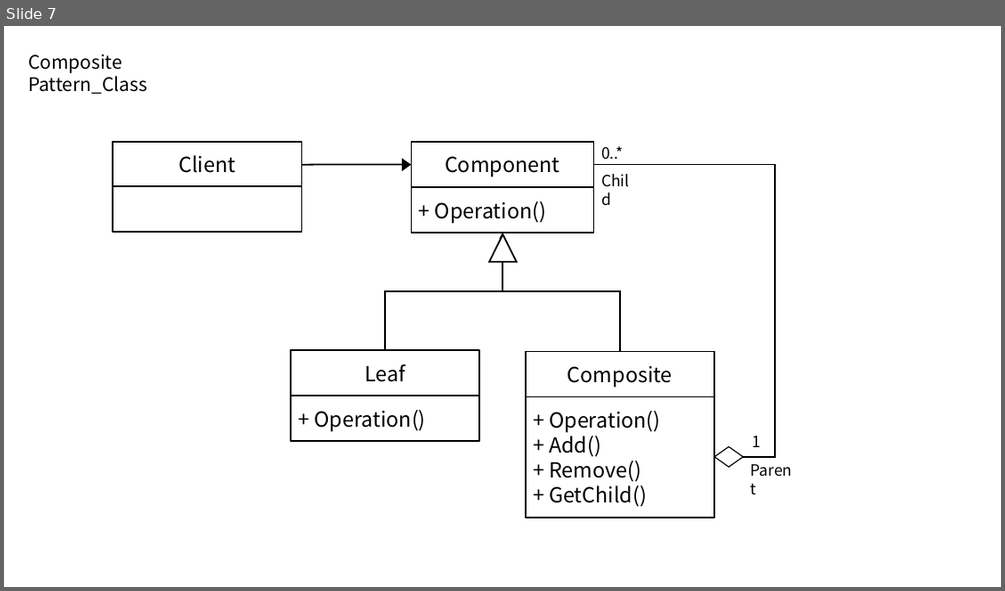
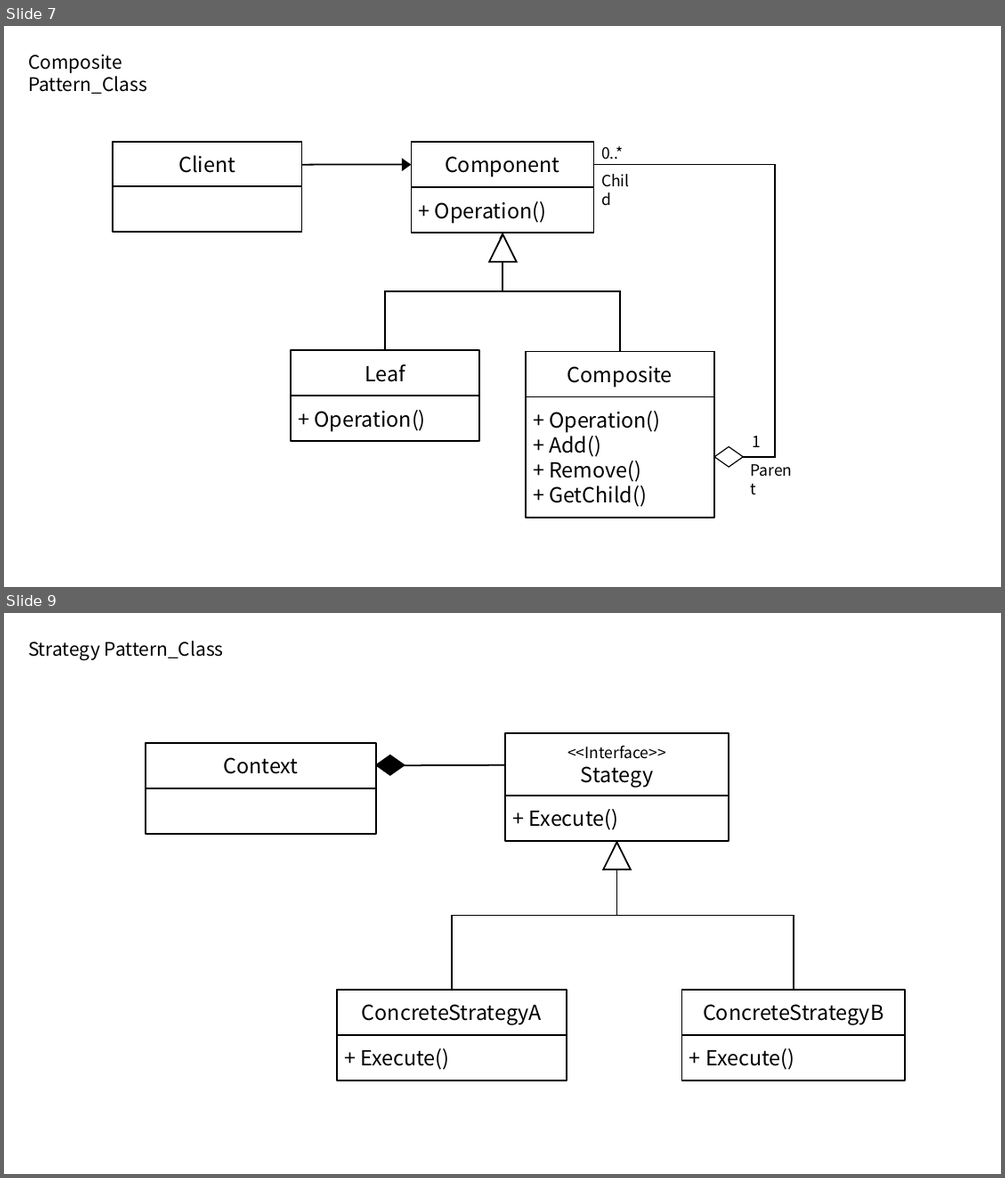
Before and after one commit to tireDep/InhaUniv_Education, a slide deck: 00. 기획 수업/과제/201031 기획과제_디자인패턴 uml.pptx. Shown one above the other, each under a label of ours: slide 7 before the commit, slides 7 and 9 after it; the slides between them are not shown. The pictures are 1005x591 and 1005x1178 pixels, drawn with LibreOffice and Linux fonts; fonts in the diff are those of the drawing. Boxes give left, top, right and bottom in pixels: in the first picture for what was removed or moved away, otherwise in the second. Text is boxed around its words. In the diff, an @@ line names an element or a change of style, - is before the commit and + after.

Commit message:
[기획과제 : 디자인 패턴 조사 및 StateManager 작성]
- 디자인 패턴 조사
-> 스트래티지 패턴
-> 이터레이터 패턴

- StateManager 작성
-> SceneManager

```diff
--- a/00. 기획 수업/과제/201031 기획과제_디자인패턴 uml.pptx
+++ b/00. 기획 수업/과제/201031 기획과제_디자인패턴 uml.pptx
@@ slide 9 added at <box>4,613,1001,1174</box>, background #FFFFFF @@
@@ text added at <box>28,641,224,660</box>, 18 pt, text #000000 @@
+Strategy Pattern_Class
@@ rectangle added at <box>146,743,376,788</box>, fill #FFFFFF, outline #000000 1.5 pt, 20 pt, text #000000 @@
+Context
@@ rectangle added at <box>506,732,728,797</box>, fill #FFFFFF, outline #000000 1.5 pt, 15 pt, text #000000 @@
+<<Interface>>
+Stategy
@@ diamond added at <box>376,755,404,775</box>, fill #000000, outline #000000 1 pt @@
@@ arrow added from (506, 765) to (376, 765), #000000 1.5 pt @@
@@ rectangle added at <box>146,788,376,834</box>, fill #FFFFFF, outline #000000 1.5 pt @@
@@ rectangle added at <box>506,795,728,841</box>, fill #FFFFFF, outline #000000 1.5 pt, 20 pt, text #000000 @@
++ Execute()
@@ elbow arrow added from (452, 989) to (617, 841), #000000 1.5 pt @@
@@ triangle added at <box>603,842,630,868</box>, fill #FFFFFF, outline #000000 1.5 pt @@
@@ elbow arrow added from (793, 989) to (617, 841), #000000 1.5 pt @@
@@ rectangle added at <box>337,989,567,1036</box>, fill #FFFFFF, outline #000000 1.5 pt, 20 pt, text #000000 @@
+ConcreteStrategyA
@@ rectangle added at <box>682,989,905,1036</box>, fill #FFFFFF, outline #000000 1.5 pt, 20 pt, text #000000 @@
+ConcreteStrategyB
@@ rectangle added at <box>337,1035,567,1080</box>, fill #FFFFFF, outline #000000 1.5 pt, 20 pt, text #000000 @@
++ Execute()
@@ rectangle added at <box>682,1035,905,1080</box>, fill #FFFFFF, outline #000000 1.5 pt, 20 pt, text #000000 @@
++ Execute()
```
Also in this commit, not shown: 1 other slide added, 18 other files.
